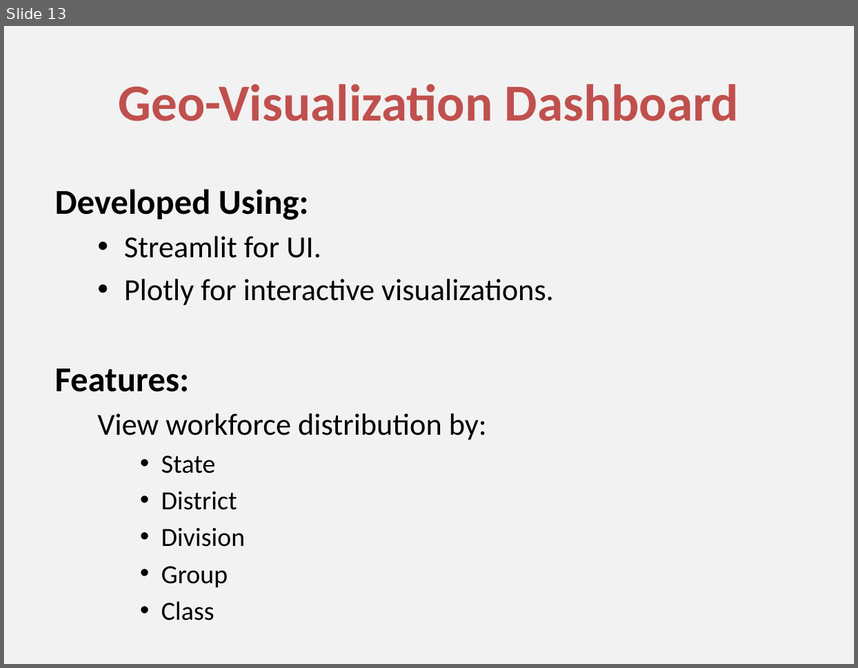
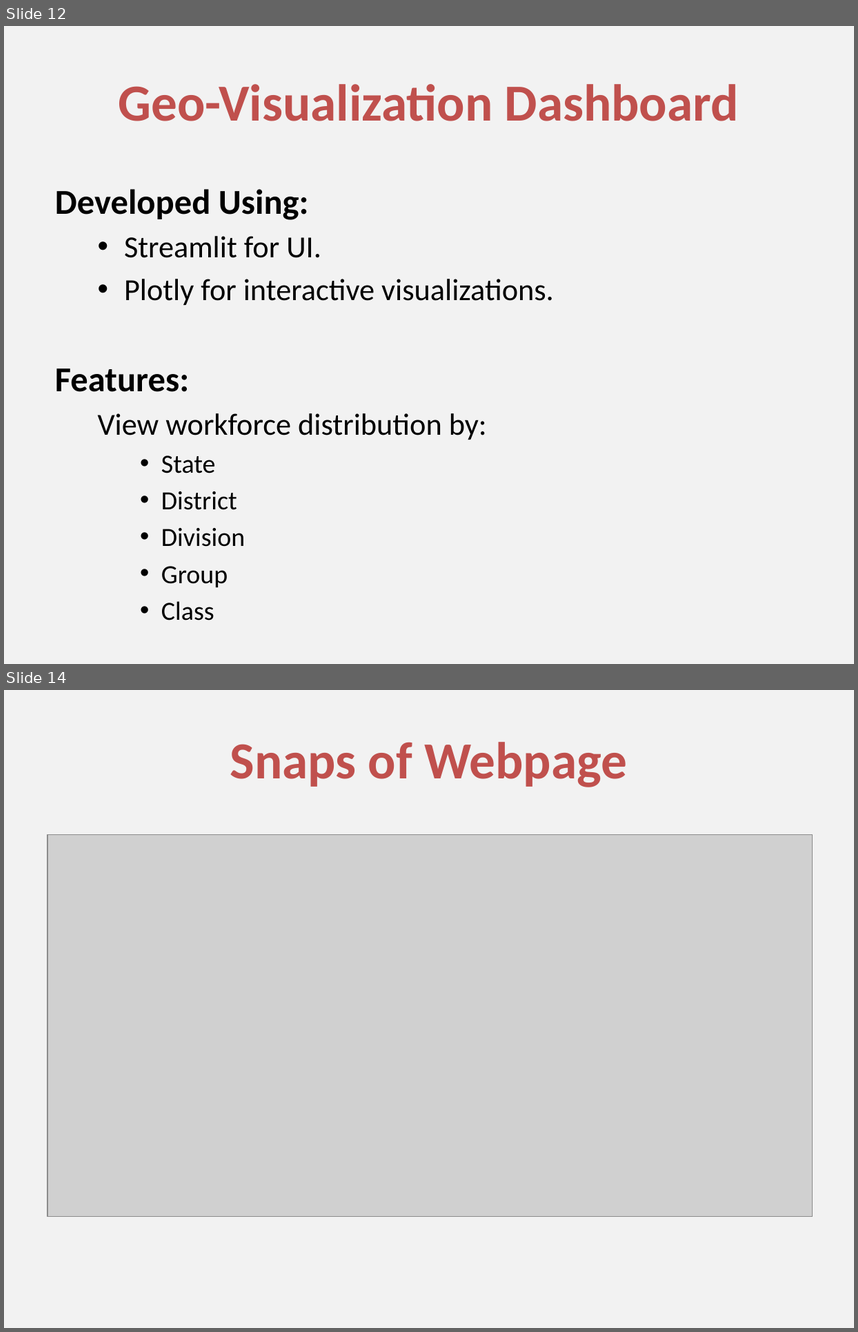
Before and after one commit to Thejasrajsathyamoorthy/Industrial-Human-Resources, a slide deck: I_HR Presentation.pptx. Shown one above the other, each under a label of ours: slide 13 before the commit, slides 12 and 14 after it; the slides between them are not shown. The pictures are 858x668 and 858x1332 pixels, drawn with LibreOffice and Linux fonts; fonts in the diff are those of the drawing; grey boxes stand for pictures. Boxes give left, top, right and bottom in pixels: in the first picture for what was removed or moved away, otherwise in the second. Text is boxed around its words. In the diff, an @@ line names an element or a change of style, - is before the commit and + after.

```diff
--- a/I_HR Presentation.pptx
+++ b/I_HR Presentation.pptx
@@ slide 14 added at [4, 690, 854, 1328], background #D9D9D9 at 32% opacity @@
@@ title added at [230, 742, 627, 787], 44 pt, text #C0504D, bold @@
+Snaps of Webpage
@@ picture added at [47, 834, 813, 1216] @@
@@ what was slide 13 is now slide 12 @@
```
Also in this commit, not shown: 8 slides changed, 1 other slide added, 1 slide removed.
